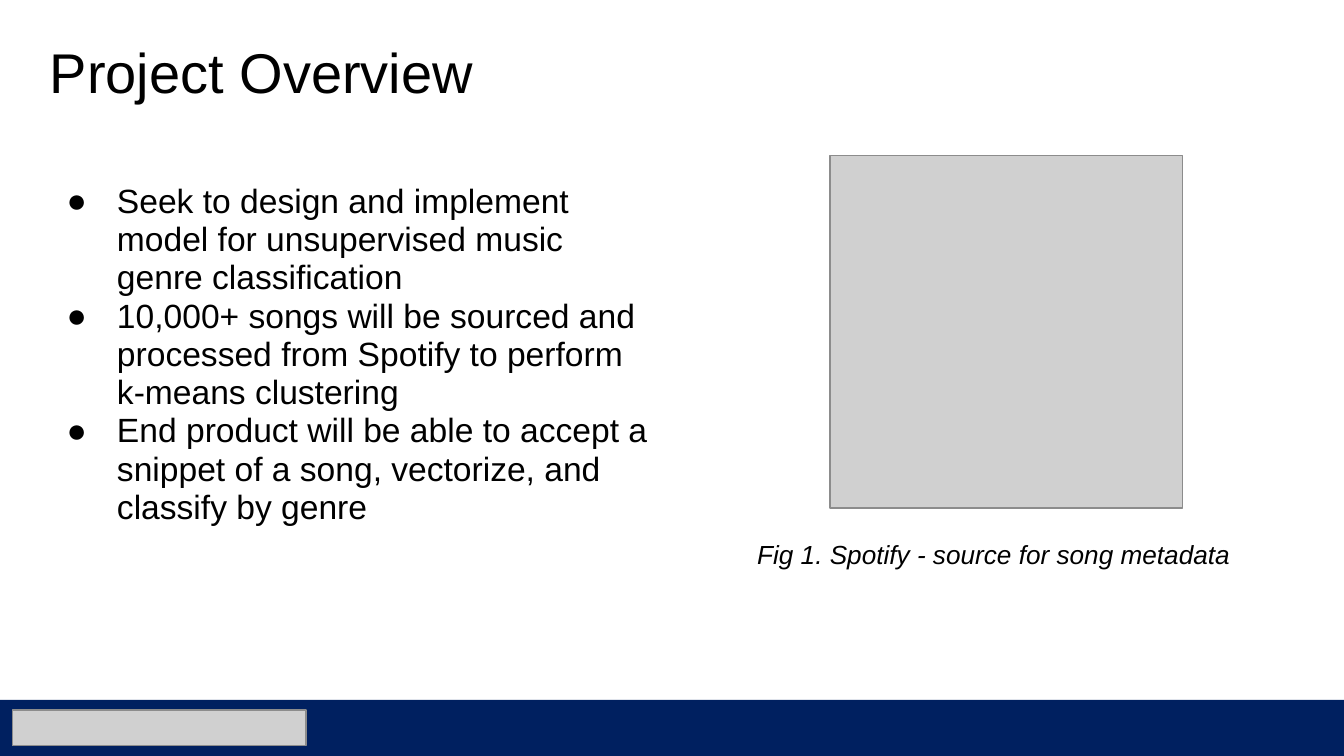
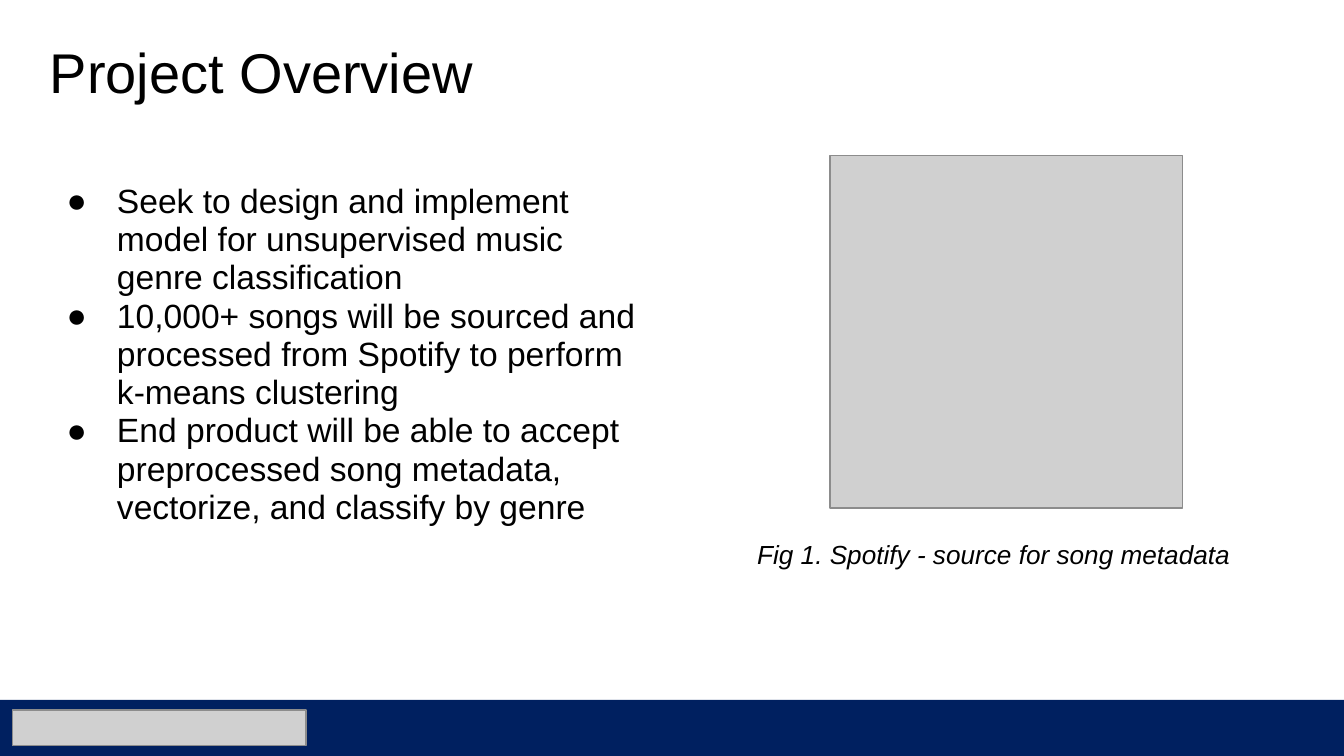
Before and after one commit to athornton1618/SpotifyClassifier, a slide deck: slide 2 of Documentation/Spotify Classifier Proposal.pptx. Drawn at 1344x756 pixels with LibreOffice and Linux fonts; fonts in the diff are those of the drawing; grey boxes stand for pictures. Boxes give left, top, right and bottom in pixels: in the first picture for what was removed or moved away, otherwise in the second. Text is boxed around its words. In the diff, an @@ line names an element or a change of style, - is before the commit and + after.

```diff
--- a/Documentation/Spotify Classifier Proposal.pptx
+++ b/Documentation/Spotify Classifier Proposal.pptx
@@ text at <box>117,417,619,525</box>: text changed @@
-● End product will be able to accept a snippet of a song, vectorize, and classify by genre
+● End product will be able to accept preprocessed song metadata, vectorize, and classify by genre
```
Also in this commit, not shown: 4 other slides changed, 1 slide added, 2 other files.
